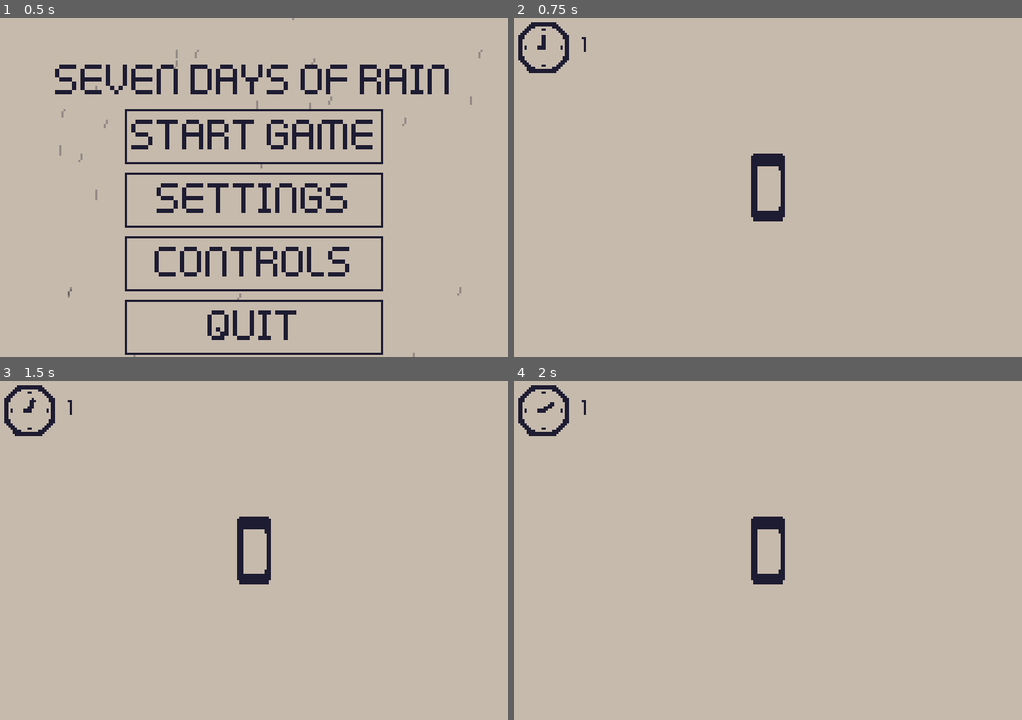
Above: before the commit, frames 1-4 (two rows, left to right).
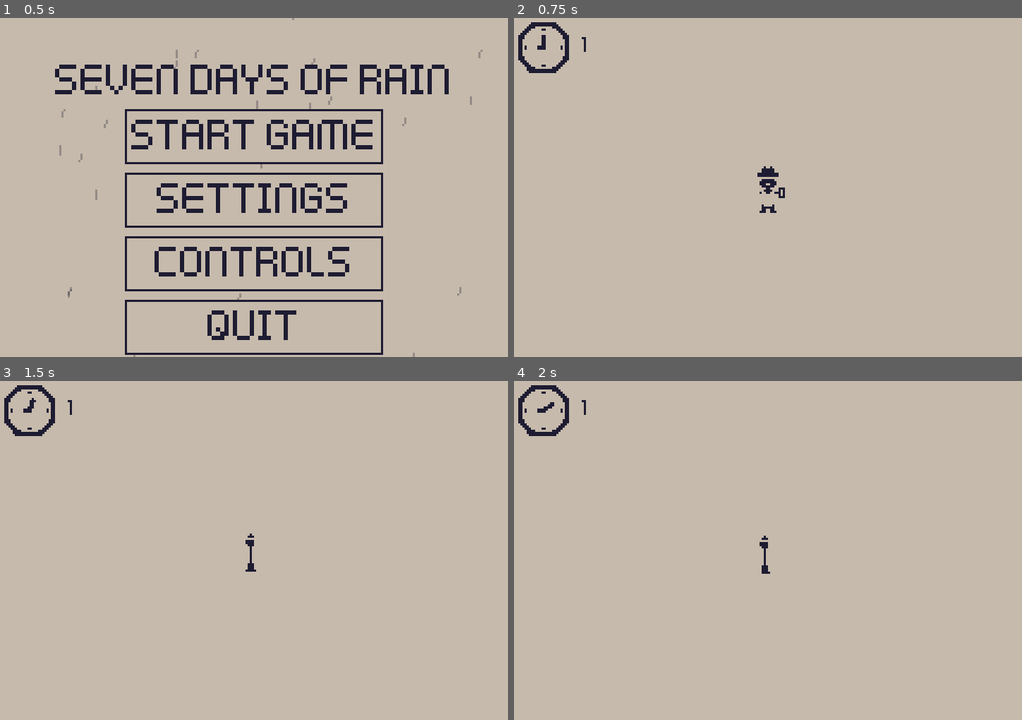
Above: after the commit, the same moments.

Repository: chickengamer555/7-days-of-rain-B1T-jam
Game: Godot game, scene res://UI/MainMenu/main_menu.tscn
Two runs of this game, one before a commit and one after it. Both use one fixed random seed, a clock stepped at 60 frames per second and the inputs below. The engine's default icon, where the game draws it, is replaced by a stand-in: a white triangle on a blue panel in a dark square.
Inputs (mouse positions are in pixels of both pictures, inside the frame that each line leads up to):
- Up to frame 1 (0.5 s): no input
- Up to frame 2 (0.75 s): click "Start Game" at 0.5 s
- Up to frame 3 (1.5 s): tap Enter at 1.25 s; move the mouse to (365, 533) at 1.27 s; hold Right (right) from 1.28 s (still down); hold F (Fast_foward) from 1.28 s (still down); click (365, 533) at 1.42 s
- Up to frame 4 (2 s): keep holding Right (right); keep holding F (Fast_foward)

Frame 1 is identical in both runs. In frame 2, 0.9% of the frame differs, in the area x 46-54%, y 40-60%; in frame 3, 0.8%; in frame 4, 0.8%.

Commit message:
added player bobbing animation but doesn't look good

Diff:
--- a/Player/Player.gd
+++ b/Player/Player.gd
@@ -2,10 +2,34 @@
 
 @export var speed: float = 300.0
 
+@export_group("Textures")
+@export var tex_down: Texture2D = preload("res://Player/player_down.png")
+@export var tex_side: Texture2D = preload("res://Player/player_side.png")
+@export var tex_up: Texture2D = preload("res://Player/player_up.png")
 
+@export_group("Procedural Animation (Bobbing)")
+@export var bob_speed: float = 14.0
+@export var bob_amount: float = 2.0
+@export var sway_speed: float = 9.0
+@export var sway_angle: float = 0.06
+@export var breathe_speed: float = 3.0
+@export var breathe_amount: float = 0.02
+
+enum Facing { DOWN, UP, LEFT, RIGHT }
+var current_facing: Facing = Facing.DOWN
+
+var anim_time: float = 0.0
+var base_sprite_pos: Vector2 = Vector2.ZERO
+var base_sprite_scale: Vector2 = Vector2.ONE
+
+@onready var sprite: Sprite2D = $Sprite2D
+@onready var sensor: Area2D = $Sensor
 
 func _ready() -> void:
-	pass
+	if sprite:
+		base_sprite_pos = sprite.position
+		base_sprite_scale = sprite.scale
+		_update_facing(Facing.DOWN)
 
 func get_input() -> void:
 	if not Clock.running:
@@ -14,31 +38,100 @@
 	var input_direction = Input.get_vector("left", "right", "up", "down")
 	velocity = input_direction * speed
 
-
-
 func _physics_process(delta: float) -> void:
 	if not Clock.running:
 		velocity = Vector2.ZERO
+		_animate_idle(delta)
 		move_and_slide()
 		return
 
 	get_input()
+
+	if velocity != Vector2.ZERO:
+		_determine_facing(velocity)
+		_animate_walking(delta)
+	else:
+		_animate_idle(delta)
+
 	move_and_slide()
 
-func _unhandled_input(event):
+func _determine_facing(dir: Vector2) -> void:
+	var prev_facing = current_facing
+	if abs(dir.x) > abs(dir.y) * 0.7:
+		if dir.x > 0:
+			current_facing = Facing.RIGHT
+		else:
+			current_facing = Facing.LEFT
+	else:
+		if dir.y > 0:
+			current_facing = Facing.DOWN
+		else:
+			current_facing = Facing.UP
+
+	if prev_facing != current_facing:
+		_update_facing(current_facing)
+
+func _update_facing(facing: Facing) -> void:
+	if not sprite:
+		return
+	match facing:
+		Facing.DOWN:
+			sprite.texture = tex_down
+			sprite.flip_h = false
+		Facing.UP:
+			sprite.texture = tex_up
+			sprite.flip_h = false
+		Facing.RIGHT:
+			sprite.texture = tex_side
+			sprite.flip_h = false
+		Facing.LEFT:
+			sprite.texture = tex_side
+			sprite.flip_h = true
+
+func _animate_walking(delta: float) -> void:
+	if not sprite:
+		return
+	anim_time += delta * bob_speed
+
+	var bob_offset = abs(sin(anim_time)) * -bob_amount
+	sprite.position.y = base_sprite_pos.y + bob_offset
+	sprite.rotation = sin(anim_time * 0.5) * sway_angle
+
+	var stretch = cos(anim_time * 2.0) * 0.035
+	sprite.scale = Vector2(
+		base_sprite_scale.x * (1.0 - stretch),
+		base_sprite_scale.y * (1.0 + stretch)
+	)
+
+func _animate_idle(delta: float) -> void:
+	if not sprite:
+		return
+	anim_time += delta * breathe_speed
+
+	sprite.position.y = lerp(sprite.position.y, base_sprite_pos.y, 12.0 * delta)
+	sprite.rotation = lerp(sprite.rotation, 0.0, 12.0 * delta)
+
+	var breath = sin(anim_time) * breathe_amount
+	sprite.scale = Vector2(
+		base_sprite_scale.x * (1.0 - breath * 0.5),
+		base_sprite_scale.y * (1.0 + breath)
+	)
+
+func _unhandled_input(event: InputEvent) -> void:
 	if not event.is_action_pressed("Interact"):
 		return
 	if not Clock.running:
 		return
 	var closest = null
 	var closest_distance = INF
-	for area in $Sensor.get_overlapping_areas():
-		if not area.has_method("interact"):
-			continue
-		var distance = global_position.distance_squared_to(area.global_position)
-		if distance < closest_distance:
-			closest = area
-			closest_distance = distance
+	if sensor:
+		for area in sensor.get_overlapping_areas():
+			if not area.has_method("interact"):
+				continue
+			var distance = global_position.distance_squared_to(area.global_position)
+			if distance < closest_distance:
+				closest = area
+				closest_distance = distance
 	if closest != null:
 		closest.interact()
 		get_viewport().set_input_as_handled()
--- a/Player/player.tscn
+++ b/Player/player.tscn
@@ -1,25 +1,24 @@
-[gd_scene format=3 uid="uid://di4xy37qbc6wq"]
+[gd_scene load_steps=6 format=3 uid="uid://di4xy37qbc6wq"]
 
 [ext_resource type="Script" uid="uid://60p1npopeo5x" path="res://Player/Player.gd" id="1_4ntmi"]
-[ext_resource type="Texture2D" uid="uid://8ia57vbc23j3" path="res://icon.svg" id="1_l8h54"]
+[ext_resource type="Texture2D" uid="uid://g7p30mss0gl7" path="res://Player/player_down.png" id="2_down"]
 
 [sub_resource type="RectangleShape2D" id="RectangleShape2D_7xx7b"]
-size = Vector2(126, 127)
+size = Vector2(10, 10)
 
 [sub_resource type="CircleShape2D" id="CircleShape2D_7xx7b"]
 
 [node name="Player" type="CharacterBody2D" unique_id=1016449922 groups=["Player"]]
+y_sort_enabled = true
 motion_mode = 1
 script = ExtResource("1_4ntmi")
 
 [node name="CollisionShape2D" type="CollisionShape2D" parent="." unique_id=800626004]
-position = Vector2(0, -0.5)
-scale = Vector2(0.125, 0.25)
+position = Vector2(0, 10)
 shape = SubResource("RectangleShape2D_7xx7b")
 
 [node name="Sprite2D" type="Sprite2D" parent="." unique_id=604862849]
-scale = Vector2(0.125, 0.25)
-texture = ExtResource("1_l8h54")
+texture = ExtResource("2_down")
 
 [node name="Camera2D" type="Camera2D" parent="." unique_id=1616005194]
 
Not shown, added: New Piskel-13.png.png.import
Not shown, added: New Piskel-14.png.png.import
Not shown, added: New Piskel-15.png.png.import
Not shown, added: Player/New Piskel-13.png.png.import
Not shown, added: Player/New Piskel-14.png.png.import
Not shown, added: Player/New Piskel-15.png.png.import
Binary file added: Player/player_down.png
Not shown, added: Player/player_down.png.import
Binary file added: Player/player_side.png
Not shown, added: Player/player_side.png.import
Binary file added: Player/player_up.png
Not shown, added: Player/player_up.png.import
